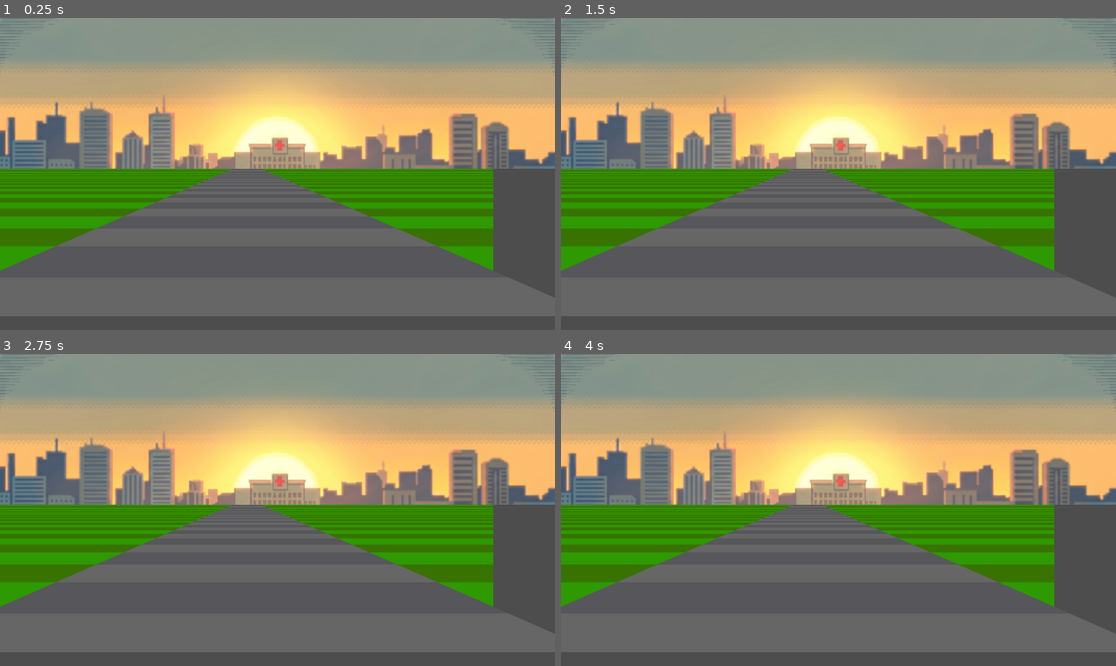
Above: before the commit, frames 1-4 (two rows, left to right).
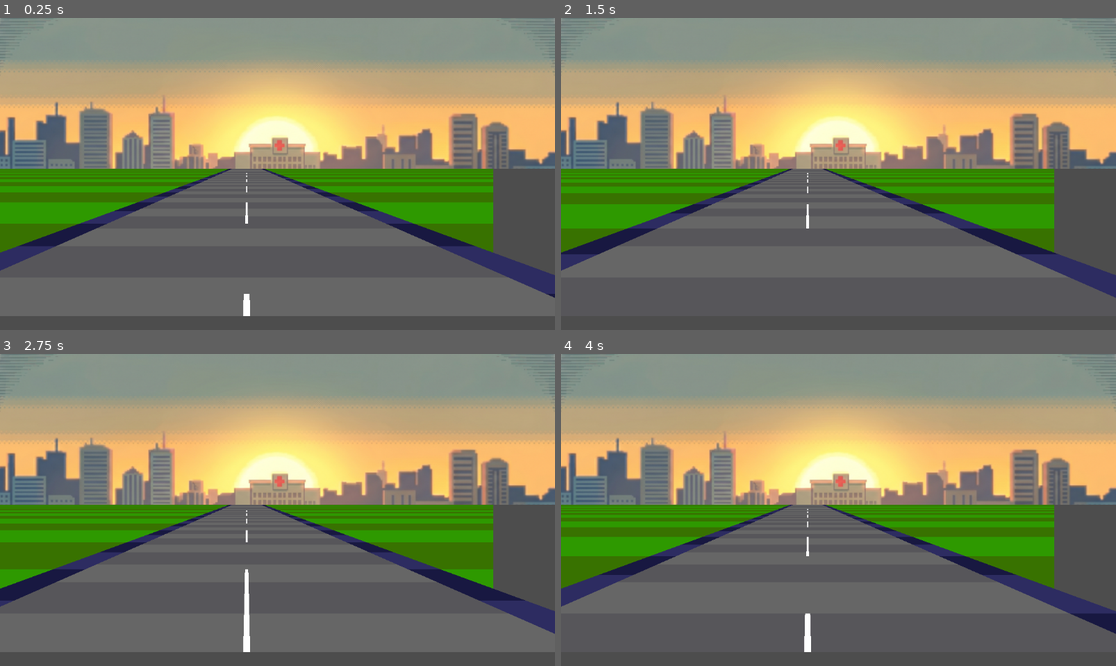
Above: after the commit, the same moments.

Repository: AnaLuizaS4ntos/Corrida_vital_v1
Game: Godot game, scene res://scenes/cena_Rua.tscn
Two runs of this game, one before a commit and one after it. Both use one fixed random seed, a clock stepped at 60 frames per second and the inputs below.
Inputs:
- Up to frame 1 (0.25 s): no input
- Up to frame 2 (1.5 s): tap Enter at 0.5 s; hold Up (ui_up) 0.53-1.28 s; hold Down (ui_down) from 1.28 s (still down)
- Up to frame 3 (2.75 s): release Down (ui_down) at 2.03 s; hold Up (ui_up) from 2.03 s (still down)
- Up to frame 4 (4 s): release Up (ui_up) at 3.53 s; hold Down (ui_down) from 3.53 s (still down)

The runs differ from the first frame. In frame 1, 8.1% of the frame differs, in the area x 0-100%, y 48-96%; in frame 2, 8.1%; in frame 3, 8.3%; in frame 4, 8.6%.

Commit message:
scr de pseudo 3d

Diff:
--- a/scr/cena_rua.gd
+++ b/scr/cena_rua.gd
@@ -5,10 +5,10 @@
 var color := {
 	"grass_dark" :Color(0.22, 0.447, 0.0, 1.0),
 	"grass_light" :Color(0.179, 0.6, 0.0, 1.0),
-	"border_dark" :Color(1.0, 0.0, 0.0, 1.0),
-	"border_light" :Color(0.42, 0.42, 0.42),
+	"border_dark" :Color(0.094, 0.093, 0.255, 1.0),
+	"border_light" :Color(0.177, 0.171, 0.379, 1.0),
 	"road_dark" :Color(0.4, 0.4, 0.4),
-	"strip_dark" :Color(0.666, 0.132, 0.0, 1.0),
+	"strip_dark" :Color(0.667, 0.133, 0.0, 0.0),
 	"strip_light" :Color(1, 1, 1),
 	"road_light" :Color(0.343, 0.339, 0.352, 1.0)
 }
@@ -36,10 +36,20 @@
 # Called when the node enters the scene tree for the first time.
 func _ready() -> void:
 	for i in range(road_length):
-		# Use px, py, pw aqui também para ficar tudo padrão
+		# px, py, pw
 		lines.append({x=0, y=0, z=0, px=0, py=0, pw=0, scale = 0, curve = 0})
 		lines[i].z = i * seg + 0.00000001
+
+		if i > 300 and i < 700: lines[i].curve = 0.5
+		if i > 800 and i < 1200: lines[i].curve = -0.7
+
 	num = lines.size()
+
+func _process(delta: float) -> void:
+	queue_redraw()
+
+	direction = Input.get_axis("ui_down","ui_up")
+	pos += seg * direction
 
 func _draw_road(color: Color, x1: float, y1: float, w1: float, x2: float, y2: float, w2: float) -> void:
 	# Definindo os 4 pontos do trapézio (A, B, C, D)
@@ -111,6 +121,9 @@
 		var grass  = color["grass_dark"]  if (int(n / 8) % 2) else color["grass_light"]
 		var strip  = color["strip_dark"]  if (int(n / 8) % 2) else color["strip_light"]
 
+		_draw_road(grass, 0, p.py, width, 0, l.py, width)
+		_draw_road(border, p.px, p.py, p.pw*1.2, l.px, l.py, l.pw * 1.2)
+		_draw_road(road_col, p.px, p.py, p.pw, l.px, l.py, l.pw)
+		_draw_road(strip, p.px, p.py, p.pw*0.01, l.px, l.py, l.pw * 0.01)
+
 # Called every frame. 'delta' is the elapsed time since the previous frame.
-func _process(delta: float) -> void:
-	pass
Not shown, added: scenes/cena_Rua.tscn47516403954.tmp
